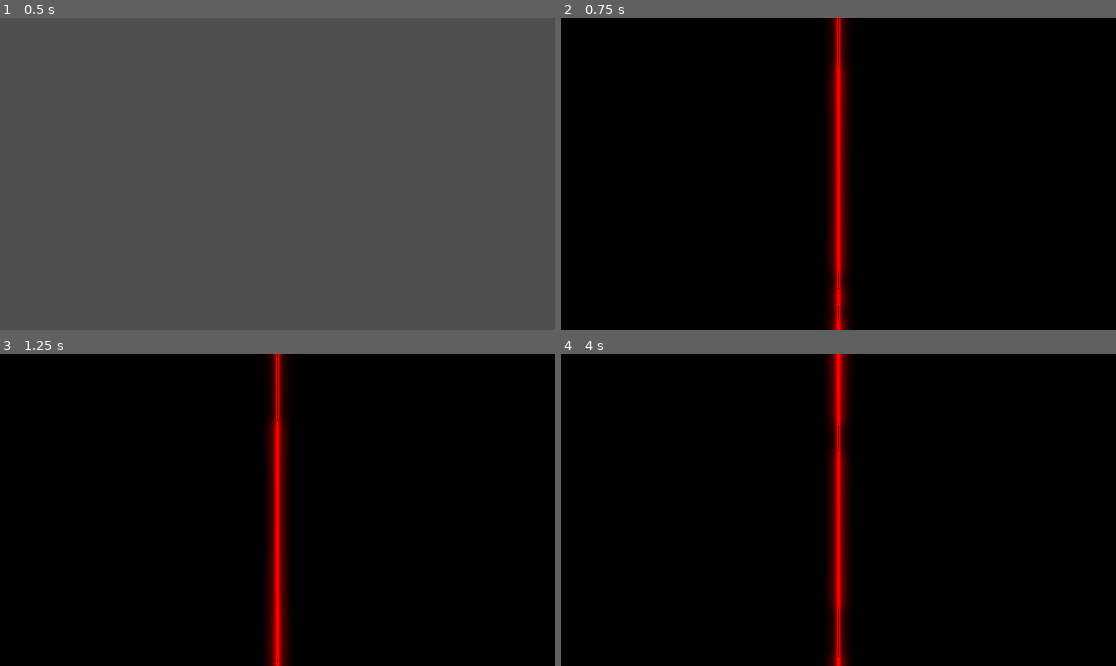
Above: before the commit, frames 1-4 (two rows, left to right).
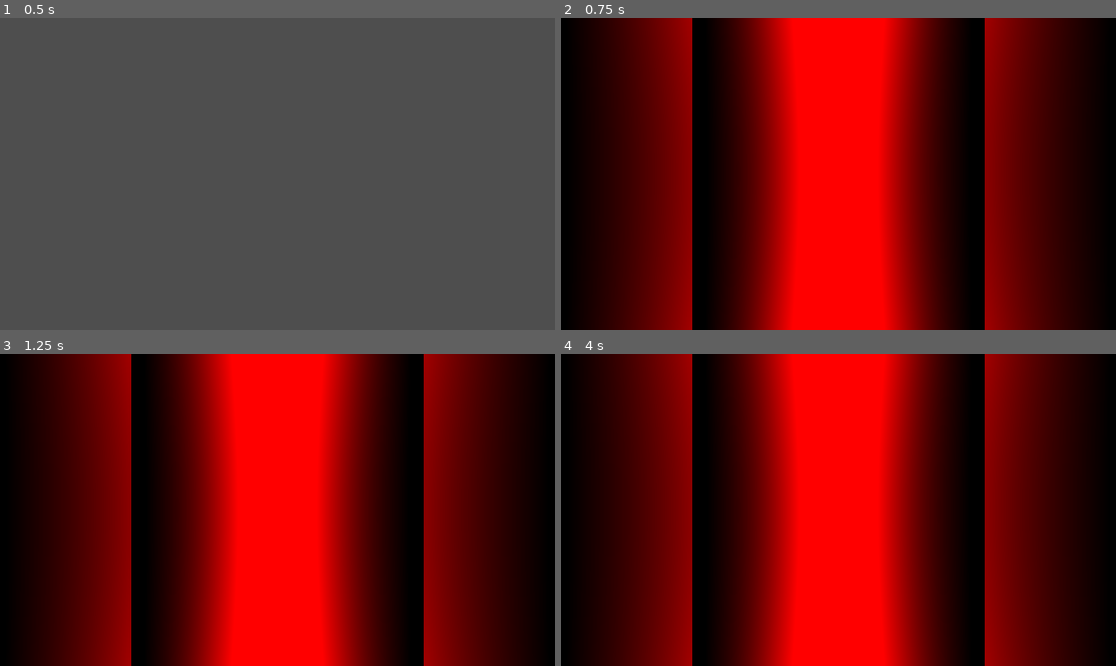
Above: after the commit, the same moments.

Repository: murumart/cgiproject
Game: Godot game, scene res://scenes/rendering_demo.tscn
Same seed, same stepped clock (60 frames per second), same inputs: the game is played once before the commit and once after it. This scene is started directly instead of the project's main scene.
Inputs (mouse positions are in pixels of both pictures, inside the frame that each line leads up to):
- Up to frame 1 (0.5 s): no input
- Up to frame 2 (0.75 s): tap Enter (ui_accept) at 0.5 s; move the mouse to (960, 158) at 0.52 s; hold Right (ui_right) from 0.53 s (still down); hold E from 0.53 s (still down); click (960, 158) at 0.67 s
- Up to frame 3 (1.25 s): keep holding Right (ui_right); keep holding E; tap Enter (ui_accept) at 0.77 s
- Up to frame 4 (4 s): move the mouse to (727, 525) at 1.27 s; release Right (ui_right) at 1.28 s; release E at 1.28 s; hold S 1.28-2.03 s; tap Q at 1.35 s; tap Enter (ui_accept) at 1.52, 2.75, 3.02, 3.5, 3.77 s; move the mouse to (894, 441) at 2.02 s; hold Right (ui_right) 2.03-2.78 s; hold Shift 2.03-2.78 s; move the mouse to (810, 572) at 2.77 s; hold W 2.78-3.53 s; tap E at 2.85 s; click (810, 572) at 2.92 s; move the mouse to (1005, 556) at 3.52 s; hold Left (ui_left) from 3.53 s (still down); hold Q from 3.53 s (still down)

Frame 1 is identical in both runs. In frame 2, 78% of the frame differs, in the area x 5-95%, y 0-100%; in frame 3, 78%; in frame 4, 78%.

Commit message:
optimized maybe

Diff:
--- a/scenes/rendering_demo.tscn
+++ b/scenes/rendering_demo.tscn
@@ -68,4 +68,4 @@
 mesh = SubResource("BoxMesh_22u3y")
 script = ExtResource("3_lqk3y")
 mesh_instance = NodePath(".")
-simulte = false
+material = ExtResource("2_qjyat")
--- a/shaders/volumetric_display.gdshader
+++ b/shaders/volumetric_display.gdshader
@@ -21,14 +21,34 @@
 	local_pos = VERTEX / mesh_size;
 }
 
+vec3 my_color(uint cell) {
+	switch (cell) {
+		case 0u:
+			return vec3(1.0, 1.0, 1.0);
+		case 1u:
+			return vec3(0.2, 0.2, 0.2);
+		case 2u:
+			return vec3(0.2, 0.8, 1.0);
+		case 3u:
+			return vec3(0.2, 0.2, 0.2);
+		case 4u:
+			return vec3(0.2, 0.2, 0.2);
+		case 5u:
+			return vec3(0.2, 0.2, 0.2);
+		case 6u:
+			return vec3(0.2, 0.2, 0.2);
+		case 7u:
+			return vec3(0.2, 0.2, 0.2);
+	}
+}
+
+
 void fragment() {
-	// Transform camera ray to object local space
 	vec3 local_cam = (inverse(MODEL_MATRIX) * vec4(CAMERA_POSITION_WORLD, 1.0)).xyz / mesh_size; // position of the camera in object space
 	vec3 local_frag = local_pos; // position of the fragment in object space
 	vec3 dir = normalize(local_frag - local_cam); // direction to the fragment from the camera
 
 	ivec3 tex_size = textureSize(simulation_data, 0);
-	// No packing - texture size equals voxel resolution
 	vec3 voxel_resolution = vec3(tex_size);
 
 	// Convert to voxel space (0 to voxel_resolution)
@@ -37,7 +57,7 @@
 	// DDA setup
 	const float FLT_MAX = 3.4028235e+38;
 	vec3 inv_dir = 1.0 / dir;
-	vec3 sgn_dir = sign(inv_dir);
+	vec3 sgn_dir = sign(inv_dir); // the sign of the direction
 	inv_dir = clamp(inv_dir, vec3(-FLT_MAX), vec3(FLT_MAX));
 
 	// Calculate intersection with voxel grid bounds
@@ -62,26 +82,27 @@
 	// Get starting voxel coordinate
 	ivec3 coord = ivec3(clamp(floor(origin), vec3(0), voxel_resolution - 1.0));
 
-
-
 	// Calculate t values for each axis
 	// t is the distance to the next voxel boundary
 	vec3 t = (vec3(coord) + 0.5 * (1.0 + sgn_dir) - origin) * inv_dir;
 
 
-	ivec3 istep = ivec3(sgn_dir); // step direction
-	vec3 delta = inv_dir * sgn_dir; // delta t per step
+	//ivec3 istep = ivec3(sgn_dir); // step direction (1 or -1)
+	//vec3 delta = inv_dir * sgn_dir; // delta t per step
 
 	float alpha_acc = 0.0; // accumulated alpha
+	vec3 color_acc = vec3(0.0); // accumulated color
+
+
+    // debug variables
 	uint steps = 0u; // the number of steps we have taken
 	int stepped_axis = 0; // the axis we are stepping on (0 = x, 1 = y, 2 = z)
-	int step_sign = 0;
-
 	float depth = 0.0;
-
 	float exited = 0.0;
 
-	uint cell = 0u;
+
+	uint cell = 0u; // cell type
+
 
 	// DDA traversal with brick map acceleration
 	// move the ray through the voxel grid until we reach the end or alpha is 1 (find the next occupied voxel)
@@ -107,55 +128,33 @@
 		float brick_occupied = texture(brick_map, brick_uvw).r; // if the brick is occupied
 		//brick_occupied = 1.0;
 		if (brick_occupied > 0.5) {
-			// Sample current voxel directly (no packing)
-			// Sample current voxel directly (no packing)
 			vec4 voxel_data_u = texelFetch(simulation_data, coord, 0);
-			cell = uint(voxel_data_u.r * 255.0 + 0.5); // cell type
+			cell = uint(voxel_data_u.r * 255.0); // cell type
 
 			// if the voxel is occupied
 			if (cell > 0u) {
 				depth += t[stepped_axis];
+
+				color_acc += my_color(cell);
 				alpha_acc += 0.01 * density; // we add the density to the alpha
 				if (alpha_acc >= 1.0) break; // if the alpha is 1, we break
-			}
+		}
 		} else {
 			// If brick is empty, skip to next brick boundary
 			// Calculate the position of the next brick boundaries for ALL axes
 			vec3 brick_boundary_planes;
 			ivec3 b_idx = coord / brick_size;
 
-
-			// If moving positive, target is (current_brick_index + 1) * 8
-			// If moving negative, target is (current_brick_index) * 8
-			if (sgn_dir.x > 0.0) brick_boundary_planes.x = float((b_idx.x + 1) * brick_size);
-			else                 brick_boundary_planes.x = float(b_idx.x * brick_size);
-
-			if (sgn_dir.y > 0.0) brick_boundary_planes.y = float((b_idx.y + 1) * brick_size);
-			else                 brick_boundary_planes.y = float(b_idx.y * brick_size);
-
-			if (sgn_dir.z > 0.0) brick_boundary_planes.z = float((b_idx.z + 1) * brick_size);
-			else                 brick_boundary_planes.z = float(b_idx.z * brick_size);
+			brick_boundary_planes = (vec3(b_idx) + 0.5 * (1.0 + sgn_dir)) * float(brick_size);
 
 			// Calculate distance (t) to these boundaries
 			// Formula: (boundary - origin) / dir
-			vec3 t_brick = (brick_boundary_planes - origin) * inv_dir;
+			vec3 t_brick = (brick_boundary_planes - origin) * inv_dir; // find the distance to the next brick boundary
 
 			// Find the closest exit point (min t)
-			// We want the closest intersection that is ahead of us.
-			// Since we are inside the box, the forward definitions above guarantee these are > current t
-			float t_exit = min(t_brick.x, min(t_brick.y, t_brick.z));
-
-			// Update stepped_axis and step_sign based on which axis we hit
-			if (t_brick.x <= t_brick.y && t_brick.x <= t_brick.z) {
-				stepped_axis = 0;
-				step_sign = int(sgn_dir.x);
-			} else if (t_brick.y <= t_brick.z) {
-				stepped_axis = 1;
-				step_sign = int(sgn_dir.y);
-			} else {
-				stepped_axis = 2;
-				step_sign = int(sgn_dir.z);
-			}
+			float t_exit = min(t_brick.x, min(t_brick.y, t_brick.z)); // find the closest exit point
+
+			stepped_axis = (t_brick.x <= t_brick.y && t_brick.x <= t_brick.z) ? 0 : (t_brick.y <= t_brick.z ? 1 : 2); // find the axis we hit
 
 			// Calculate the exact world position at the boundary
 			vec3 exit_pos = origin + (dir * t_exit);
@@ -171,17 +170,33 @@
 			coord = next_coord;
 			t = (vec3(coord) + 0.5 * (1.0 + sgn_dir) - origin) * inv_dir;
 
-			// Safety bound check immediately after jump
-			if (any(lessThan(coord, ivec3(0))) || any(greaterThanEqual(coord, ivec3(voxel_resolution)))) {
-				exited = 1.0;
-				break;
-			}
-
 			continue;
 		}
 
 
-
+		// Find the closest exit point (min t)
+		float t_exit = min(t.x, min(t.y, t.z));
+
+		stepped_axis = (t.x <= t.y && t.x <= t.z) ? 0 : (t.y <= t.z ? 1 : 2);
+
+
+		vec3 exit_pos = origin + (dir * t_exit);
+
+		// Add a bias vector in the direction of travel.
+		// This pushes the point physically INTO the next voxel.
+		vec3 bias = sgn_dir * 1e-3;
+
+		// Floor the biased position.
+		// Because we pushed it forward, floor() is forced to snap to the next index.
+		ivec3 next_coord = ivec3(floor(exit_pos + bias));
+
+		coord = next_coord;
+		t = (vec3(coord) + 0.5 * (1.0 + sgn_dir) - origin) * inv_dir;
+
+
+
+
+/*
 
 		// Step to next voxel boundary
 		if (t.x < t.y) { // x is the smallest
@@ -189,44 +204,35 @@
 				coord.x += istep.x;
 				t.x += delta.x;
 				stepped_axis = 0;
-				step_sign = sign(istep.x);
 			} else { // z is the smallest
 				coord.z += istep.z;
 				t.z += delta.z;
 				stepped_axis = 2;
-				step_sign = sign(istep.z);
 			}
 		} else { // y is the smallest
 			if (t.y < t.z) { // y is the smallest
 				coord.y += istep.y;
 				t.y += delta.y;
 				stepped_axis = 1;
-				step_sign = sign(istep.y);
 			} else { // z is the smallest
 				coord.z += istep.z;
 				t.z += delta.z;
 				stepped_axis = 2;
-				step_sign = sign(istep.z);
 			}
-		}
-
+		}*/
 
 	}
 
 	//if (alpha_acc < 0.01 && render_setting != 3) discard;
 
-	depth = depth / 255.0;
+	depth = depth / float(max(tex_size.x, max(tex_size.y, tex_size.z)));
 	switch (render_setting) {
 		case 0: // color
-			switch (cell) {
-				case 0u: ALBEDO = vec3(0.0, 0.0, 0.0); break; // air
-				case 1u: ALBEDO = vec3(0.5, 0.5, 0.5); break; // rock
-				case 2u: ALBEDO = vec3(0.0, 0.5, 0.0); break; // grass
-				case 3u: ALBEDO = vec3(1.0, 0.5, 0.5); break; // tree
-			}
+			ALBEDO = color_acc;
+			//ALPHA = alpha_acc;
 			switch (stepped_axis) {
 				case 0: ALBEDO -= vec3(0.2); break;
-				case 1: if (step_sign > 0) ALBEDO -= vec3(0.4); break;
+				case 1: if (sgn_dir.y > 0.0) ALBEDO -= vec3(0.4); break;
 				case 2: ALBEDO -= vec3(0.1); break;
 			}
 			ALPHA = alpha_acc;
Not shown, changed: shaders/dummy_simulation.glsl
